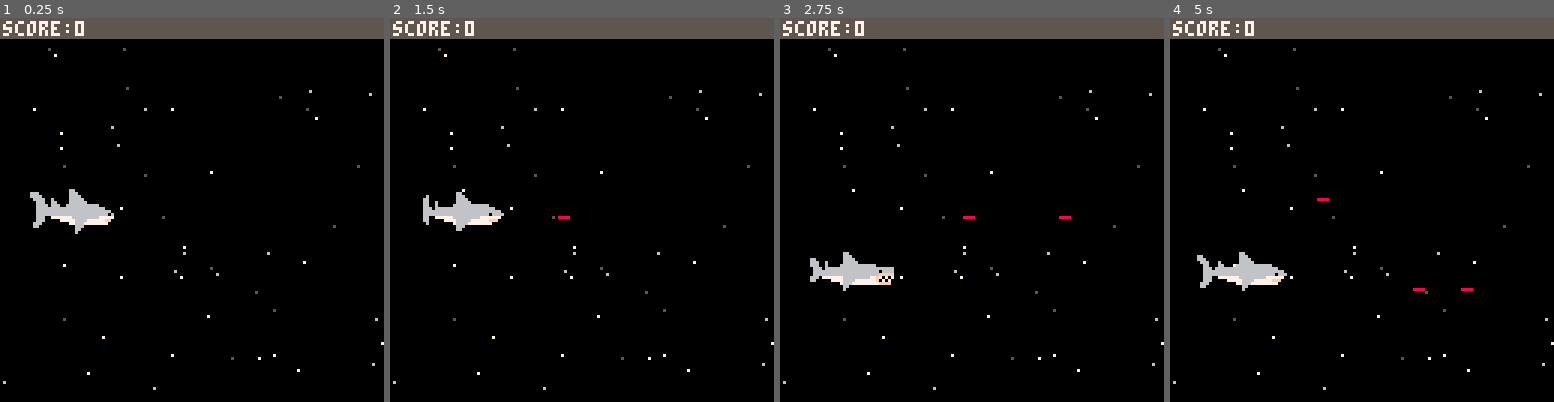
Above: before the commit, frames 1-4 (left to right).
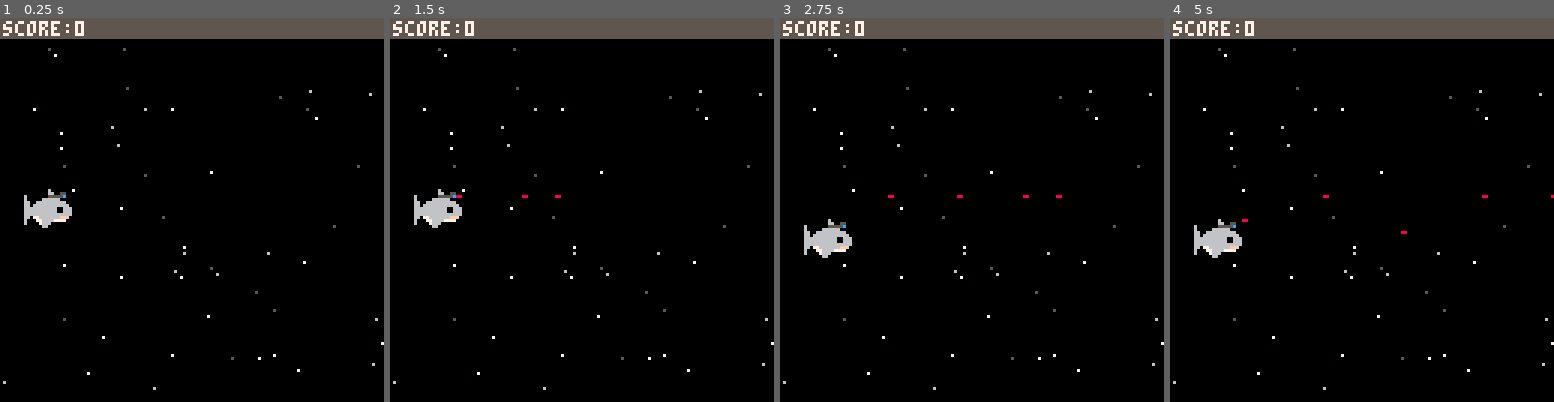
Above: after the commit, the same moments.

Repository: a2/shark-wars
Game: PICO-8 cartridge shark.p8
The game is run twice, just before and just after one commit, with the same random seed, the same clock (stepped at 60 frames per second) and the same inputs.
Inputs:
- Up to frame 1 (0.25 s): no input
- Up to frame 2 (1.5 s): tap O (Z key) at 0.33, 0.7, 1.43 s
- Up to frame 3 (2.75 s): tap O (Z key) at 2.22 s; hold Down from 2.42 s (still down)
- Up to frame 4 (5 s): release Down at 2.82 s; tap O (Z key) at 3.1, 3.98, 4.87 s; hold Up 3.58-4.08 s; hold Down from 4.58 s (still down)

The runs differ from the first frame. In frame 1, 1.2% of the frame differs, in the area x 6-30%, y 44-57%; in frame 2, 1.2%; in frame 3, 1.9%; in frame 4, 2.0%, in the area x 6-100%, y 46-72%.

Commit message:
Simplify with new shark sprite

Diff:
--- a/shark.p8
+++ b/shark.p8
@@ -16,8 +16,6 @@
 
   --create initial objects
   shark=make_shark(8,56)
-  --make_treasure(60,120)
-  --make_fish_generator()
 
   --start the music
   --music(0)
@@ -35,11 +33,8 @@
 end
 
 function _draw()
-  --clear the screen
-  cls(0)
-
-  --draw stars (seeds rng)
-  draw_stars()
+  cls(0)--clear the screen
+  draw_stars()--draw stars (seeds rng)
 
   local obj
   for obj in all(game_objects) do
@@ -111,74 +106,34 @@
 
 function make_shark(x,y)
   return make_game_object("shark",x,y,{
-    width=32,
+    width=16,
     height=16,
-    chomp=0,--chomp state
-    tick=0,--tick/tock
-    frame=0,--sprite frame
-    mouth=function(self)
-      return self.x+self.width-3,self.y+11
+    emitter_location=function(self)
+      return self.x+self.width-3,self.y+3
     end,
     update=function(self)
-      if (btn(2) and self.y>8) self.y-=2
-      if (btn(3) and self.y+self.height<128) self.y+=2
-
-      --update
-      self.tick+=1
-      if self.tick==2 then
-        self.frame=(self.frame+1)%8
-        self.tick=0
+      --shoot on (z)
+      if btn(4) then
+        local x,y=self:emitter_location()
+        make_laser(x,y)
+      else
+        --shark only move when not shooting lasers
+        if (btn(2) and self.y>8) self.y-=1
+        if (btn(3) and self.y+self.height<128) self.y+=1
       end
-
-      --chomp
-      if (self.chomp==0 and btn(4)) self.chomp=1
-      if (self.chomp==1 and self.frame==0) self.chomp=2
-      if self.chomp==2 then
-        --laser
-        local mx,my=self:mouth()
-        if self.frame==4 and self.tick==1 then
-          make_laser(mx-3,my-1)
-          sfx(1)
-        elseif self.frame==6 then
-          mouth={x=mx-2,y=my-2,width=4,height=4}
-          for_each_game_object("fish",function(fish)
-            if bounding_boxes_overlapping(mouth,fish) then
-              fish.finished=true
-              score+=1
-            end
-          end)
-        elseif self.frame==7 and self.tick==1 then
-          self.chomp=0
-        end
-      end
     end,
     draw=function(self)
-      --spritesheet x,y
-      local sx=self.frame*16
-      local sy=ternary(self.chomp==2,16,0)
-
       palt(0,false)
       palt(1,true)
-      sspr(sx,32,16,16,self.x,self.y)
-      sspr(sx,sy,16,16,self.x+16,self.y)
+      sspr(0,0,16,16,self.x,self.y)
       palt()
     end,
-  })
-end
-
-function make_treasure(x,y)
-  return make_game_object("treasure",x,y,{
-    width=8,
-    height=8,
-    draw=function(self)
-      spr(100,self.x,self.y)
-    end
   })
 end
 
 function make_laser(x,y)
   return make_game_object("laser",x,y,{
-    width=4,
+    width=1,
     height=1,
     update=function(self)
       self.x+=1
@@ -186,66 +141,6 @@
     end,
     draw=function(self)
       line(self.x,self.y,self.x+self.width-1,self.y+self.height-1,8)
-    end
-  })
-end
-
-function make_fish_generator()
-  return make_game_object("fish_generator",-1,-1,{
-    frame=0,
-    update=function(self)
-      self.frame=increment_counter(self.frame)
-      if self.frame>=60 and self.frame%60==0 then
-        local flipped=rnd(1)>0.5
-        make_fish(ternary(flipped,128,-8),rndb(24,104),flipped)
-      end
-    end
-  })
-end
-
-function make_fish(x,y,flipped)
-  local fish_dx=0.5
-  return make_game_object("fish",x,y,{
-    width=7,
-    height=4,
-    phase=rnd(1),
-    flipped=flipped,
-    sprite=rndb(96,99),
-    counter=0,
-    update=function(self)
-      self.counter=increment_counter(self.counter)
-      self.y+=sin(self.counter/60+self.phase)/4
-      self.x+=ternary(self.flipped,-fish_dx,fish_dx)
-      if (self.x+self.width<0 or self.x>128) self.finished=true
-    end,
-    draw=function(self)
-      palt(0,false)
-      palt(1,true)
-      spr(self.sprite,self.x,self.y,1,1,self.flipped)
-      palt()
-    end
-  })
-end
-
-function make_bubbles(count,mouth_x,mouth_y)
-  for i=1,count do
-    make_bubble(mouth_x+rndb(-3,3),mouth_y+rndb(-3,3))
-  end
-end
-
-function make_bubble(x,y)
-  local bubble_dy=-2
-  return make_game_object("bubble",x,y,{
-    phase=rnd(1),
-    counter=0,
-    update=function(self)
-      self.counter=increment_counter(self.counter)
-      self.x+=sin(self.counter/15+self.phase)/2
-      self.y+=bubble_dy
-      if (self.y<0) self.finished=true
-    end,
-    draw=function(self)
-      pset(self.x,self.y,7)
     end
   })
 end
Not shown, changed: 204 lines of the sprite sheet (__gfx__) section of shark.p8
Not shown, changed: the thumbnail (__label__) section of shark.p8
